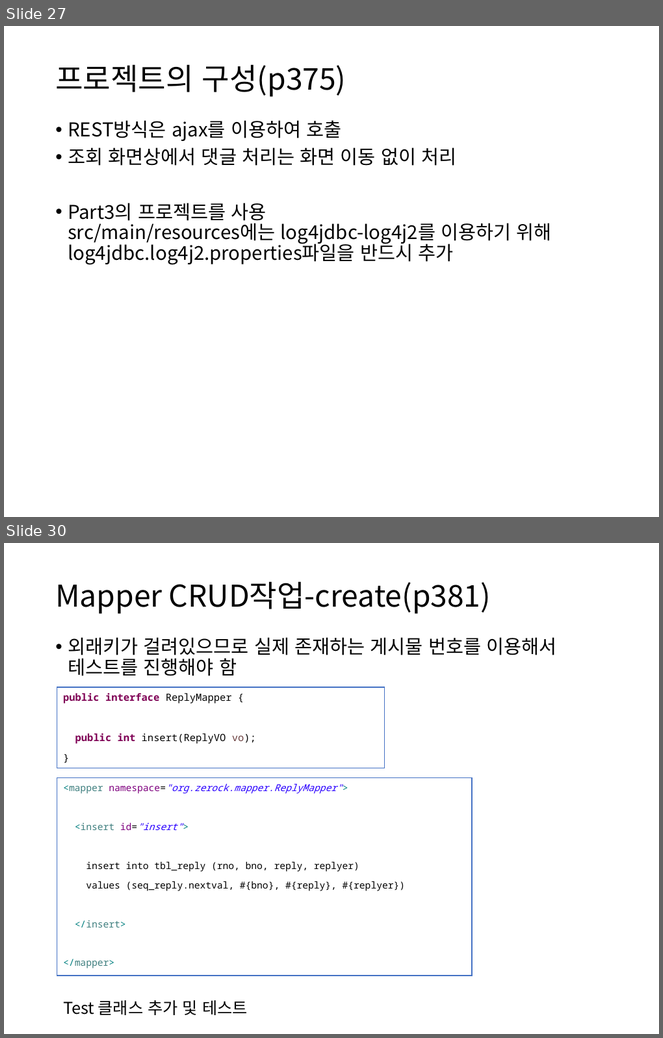
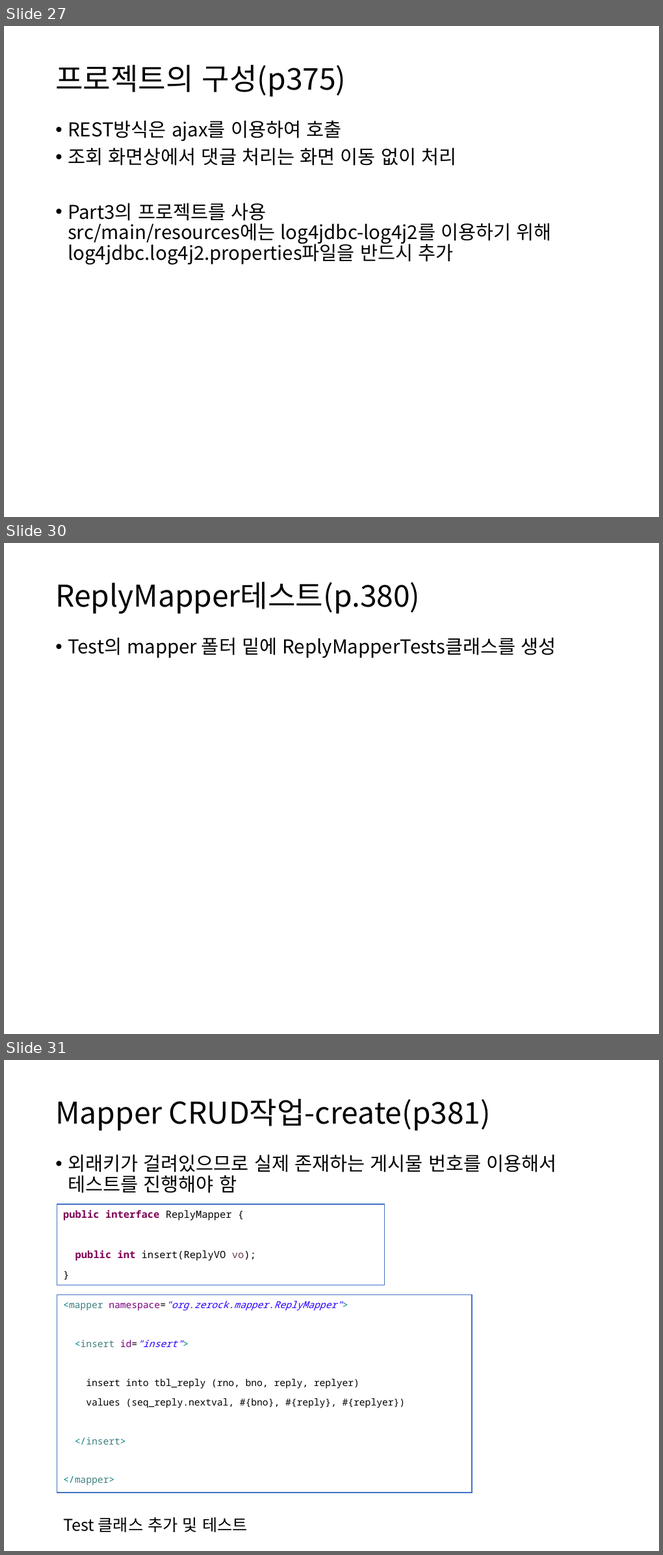
Before and after one commit to itrecipe/Web_Study_ez, a slide deck: spring - 학습자료/PART4.pptx. Shown one above the other, each under a label of ours: slides 27 and 30 before the commit, slides 27, 30 and 31 after it; the slides between them are not shown. The pictures are 663x1038 and 663x1555 pixels, drawn with LibreOffice and Linux fonts; fonts in the diff are those of the drawing. Boxes give left, top, right and bottom in pixels: in the first picture for what was removed or moved away, otherwise in the second. Text is boxed around its words. In the diff, an @@ line names an element or a change of style, - is before the commit and + after.

```diff
--- a/spring - 학습자료/PART4.pptx
+++ b/spring - 학습자료/PART4.pptx
@@ slide 30 added at (4, 543, 659, 1034), background #FFFFFF @@
@@ title added at (55, 581, 420, 614), 33 pt, text #000000 @@
+ReplyMapper테스트(p.380)
@@ text added at (68, 637, 556, 658), 21 pt, text #000000 @@
+• Test의 mapper 폴터 밑에 ReplyMapperTests클래스를 생성
@@ what was slide 30 is now slide 31 @@
```
Also in this commit, not shown: 5 slides changed.
